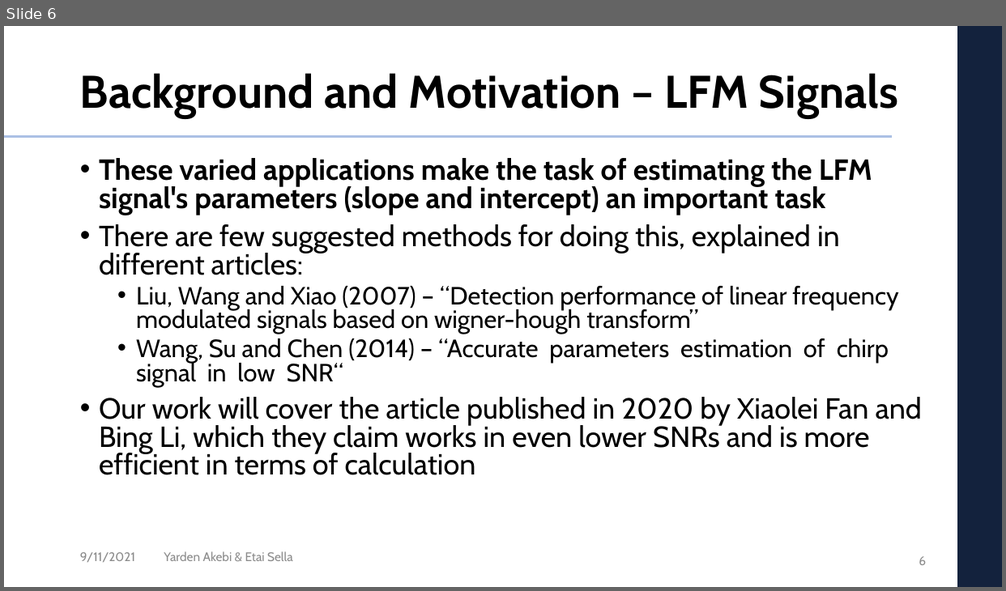
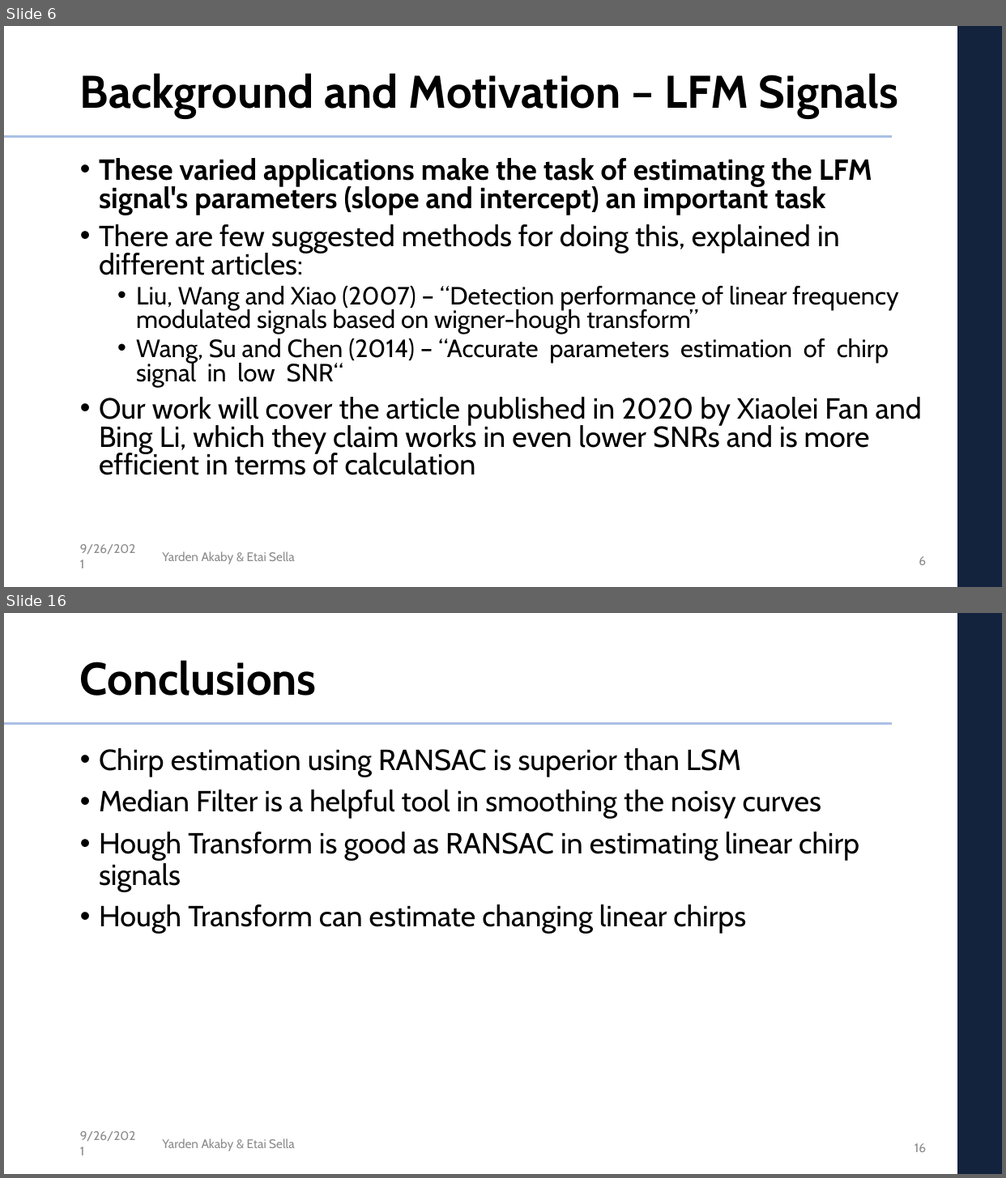
Before and after one commit to etaisella/multi_dim_DSP_final_project, a slide deck: presentation/DSP_project_presentation.pptx. Shown one above the other, each under a label of ours: slide 6 before the commit, slides 6 and 16 after it; the slides between them are not shown. The pictures are 1006x591 and 1006x1178 pixels, drawn with LibreOffice and Linux fonts; fonts in the diff are those of the drawing; background and template pictures are left out. Boxes give left, top, right and bottom in pixels: in the first picture for what was removed or moved away, otherwise in the second. Text is boxed around its words. In the diff, an @@ line names an element or a change of style, - is before the commit and + after.

```diff
--- a/presentation/DSP_project_presentation.pptx
+++ b/presentation/DSP_project_presentation.pptx
@@ slide 16 added at [4,613,1002,1174], background #FFFFFF; not listed: 3 template elements that a slide beside it also shows @@
@@ title added at [80,660,317,696], 44 pt, text #000000, bold @@
+Conclusions
@@ text added at [99,748,859,934], 28 pt, text #000000 @@
+• Chirp estimation using RANSAC is superior than LSM
+• Median Filter is a helpful tool in smoothing the noisy curves
+• Hough Transform is good as RANSAC in estimating linear chirp signals
+• Hough Transform can estimate changing linear chirps
@@ text added at [80,1131,136,1141], 12 pt, text #8C8C8C @@
+9/26/2021
@@ text added at [162,1139,294,1152], 12 pt, text #8C8C8C @@
+Yarden Akaby & Etai Sella
@@ page number added at [914,1144,926,1152], 12 pt, text #8C8C8C @@
+16
@@ slide 6 changed as well @@
@@ text at [80,544,136,554]: text changed @@
-9/11/2021
+9/26/2021
@@ text at [162,552,294,565]: text changed @@
-Yarden Akebi & Etai Sella
+Yarden Akaby & Etai Sella
```
Also in this commit, not shown: 5 other slides changed, 9 other slides added, 1 other file.
